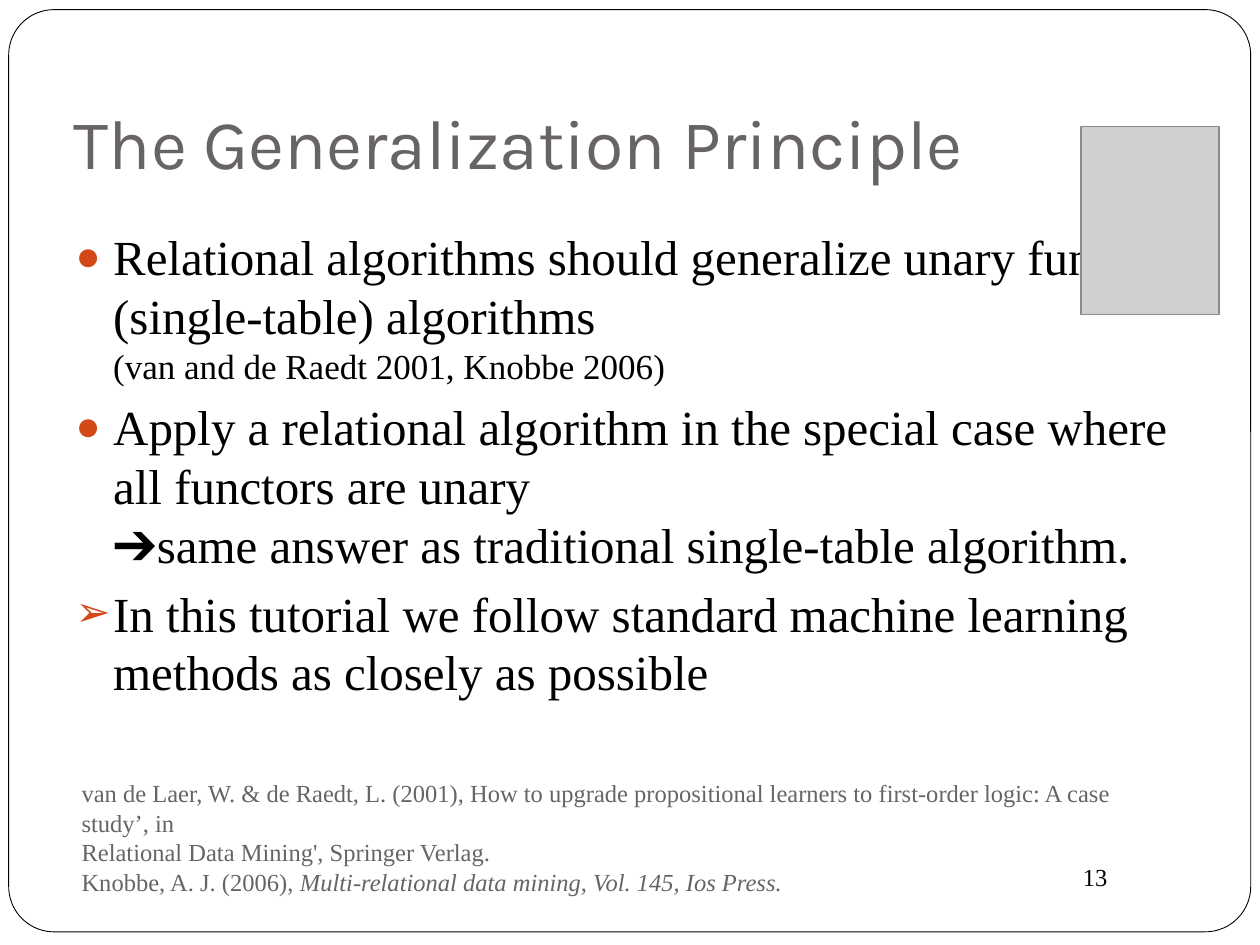
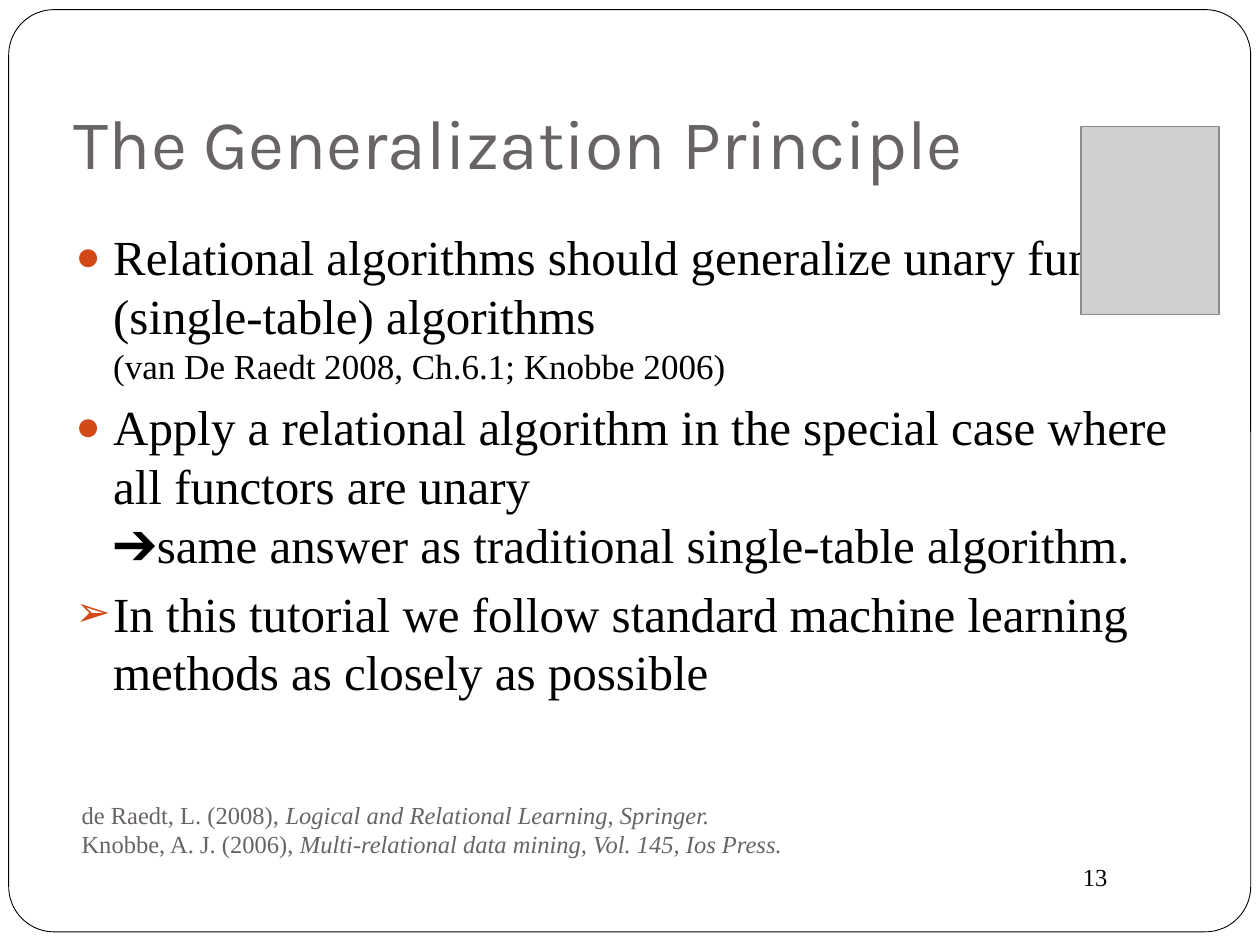
Before and after one commit to oschulte/srl-tutorial-slides, a slide deck: slide 13 of ch1-data.pptx. Drawn at 1260x945 pixels with LibreOffice and Linux fonts; fonts in the diff are those of the drawing; grey boxes stand for pictures. Boxes give left, top, right and bottom in pixels: in the first picture for what was removed or moved away, otherwise in the second. Text is boxed around its words. In the diff, an @@ line names an element or a change of style, - is before the commit and + after.

Commit message:
adding new versions of first two chapters

```diff
--- a/ch1-data.pptx
+++ b/ch1-data.pptx
@@ text at bbox=[113, 237, 1168, 386]: text changed @@
-● Relational algorithms should generalize unary functor (single-table) algorithms
-  (van and de Raedt 2001, Knobbe 2006)
+● Relational algorithms should generalize unary functor (single-table) algorithms
+  (van De Raedt 2008, Ch.6.1; Knobbe 2006)
@@ text "de Raedt, L. (2008), Logical ...": place and size @@
-text "de Raedt, L. (2008), Logical ..." at bbox=[82, 785, 1109, 896]
+text "de Raedt, L. (2008), Logical ..." at bbox=[82, 807, 782, 858]
@@ text at bbox=[82, 807, 709, 829]: text changed; italic on @@
-van de Laer, W. & de Raedt, L. (2001), How to upgrade propositional learners to first-order logic: A case study’, in
-Relational Data Mining', Springer Verlag.
+de Raedt, L. (2008), Logical and Relational Learning, Springer.
```
Also in this commit, not shown: 5 other slides changed, 1 other file.
